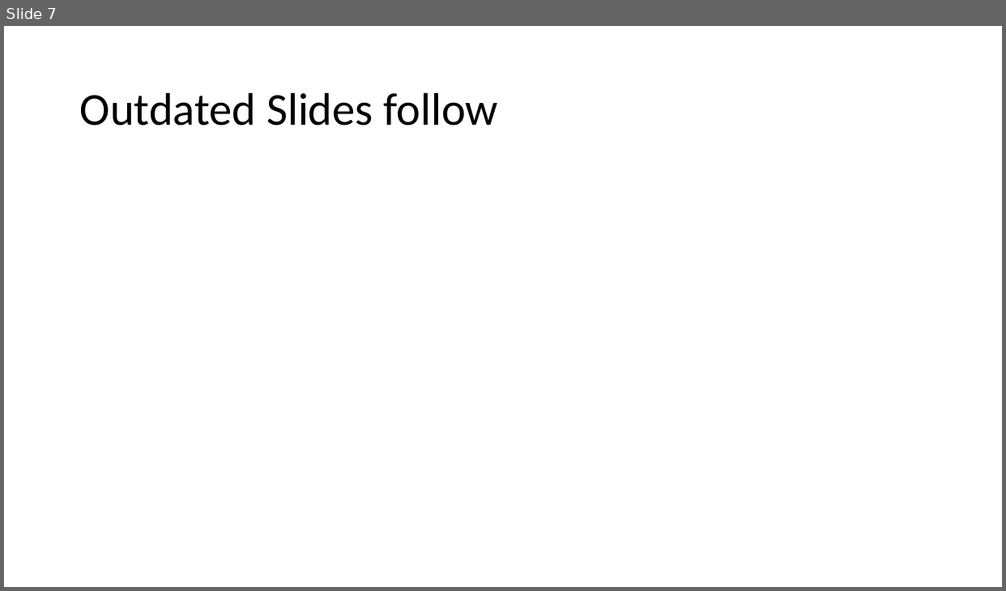
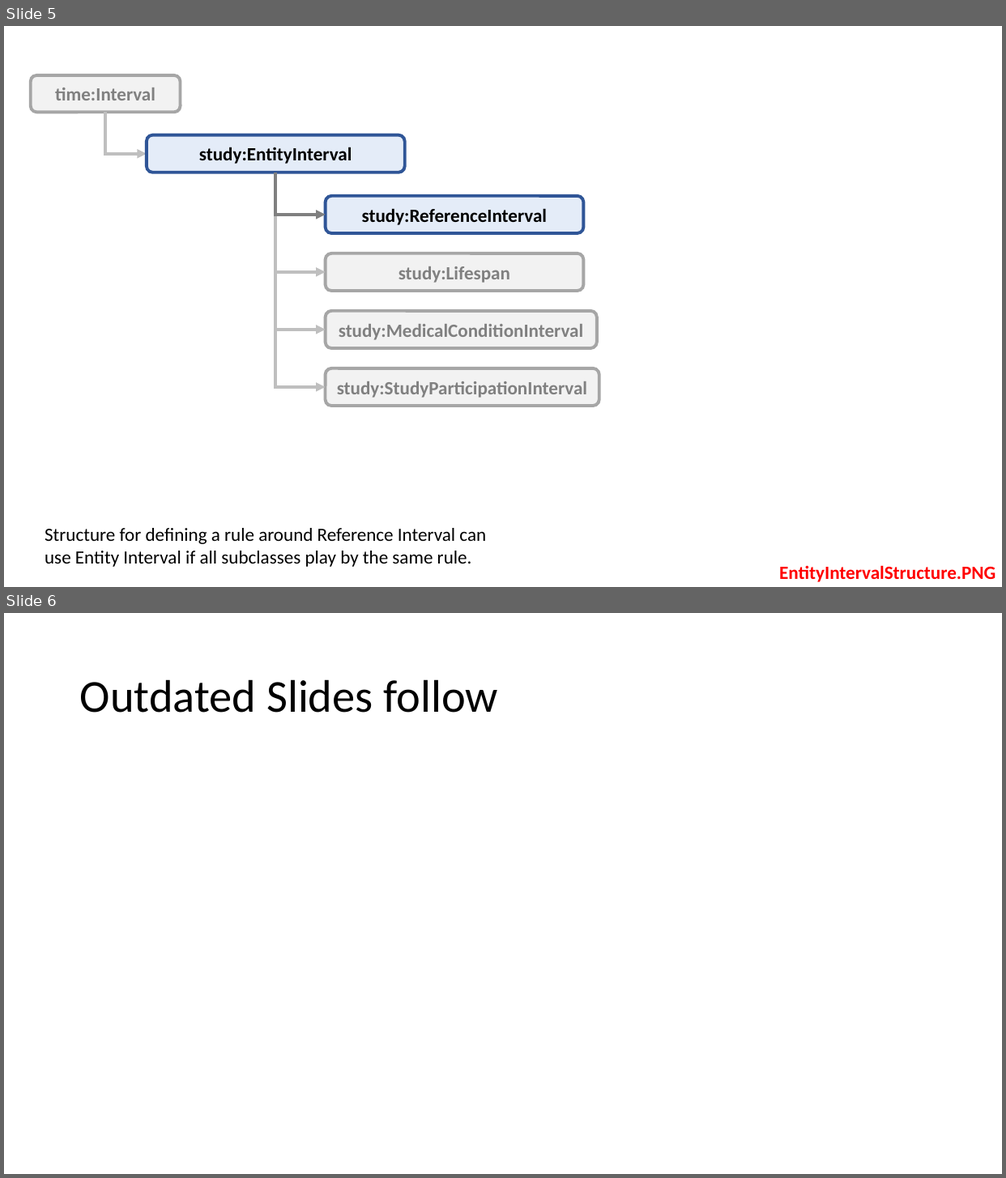
Before and after one commit to phuse-org/SENDConform, a slide deck: doc/images/ImageSources.pptx. Shown one above the other, each under a label of ours: slide 7 before the commit, slides 5 and 6 after it. The pictures are 1006x591 and 1006x1178 pixels, drawn with LibreOffice and Linux fonts; fonts in the diff are those of the drawing. Boxes give left, top, right and bottom in pixels: in the first picture for what was removed or moved away, otherwise in the second. Text is boxed around its words. In the diff, an @@ line names an element or a change of style, - is before the commit and + after.

```diff
--- a/doc/images/ImageSources.pptx
+++ b/doc/images/ImageSources.pptx
@@ slide 5 added at (4, 26, 1002, 587), background #FFFFFF @@
@@ rounded rectangle added at (31, 75, 181, 112), fill #F2F2F2, outline #A6A6A6 3 pt, 18 pt, text #808080, bold @@
+time:Interval
@@ elbow arrow added from (106, 112) to (147, 154), #BFBFBF 3 pt @@
@@ rounded rectangle added at (147, 135, 404, 173), fill #E4ECF8, outline #2F5597 3 pt, 18 pt, text #000000, bold @@
+study:EntityInterval
@@ elbow arrow added from (275, 173) to (325, 330), #BFBFBF 3 pt @@
@@ elbow arrow added from (275, 173) to (325, 272), #BFBFBF 3 pt @@
@@ elbow arrow added from (275, 173) to (325, 387), #BFBFBF 3 pt @@
@@ elbow arrow added from (275, 173) to (325, 215), #808080 3 pt @@
@@ rounded rectangle added at (325, 196, 583, 233), fill #E4ECF8, outline #2F5597 3 pt, 18 pt, text #000000, bold @@
+study:ReferenceInterval
@@ rounded rectangle added at (325, 254, 583, 291), fill #F2F2F2, outline #A6A6A6 3 pt, 18 pt, text #808080, bold @@
+study:Lifespan
@@ rounded rectangle added at (325, 311, 597, 348), fill #F2F2F2, outline #A6A6A6 3 pt, 18 pt, text #808080, bold @@
+study:MedicalConditionInterval
@@ rounded rectangle added at (325, 369, 599, 407), fill #F2F2F2, outline #A6A6A6 3 pt, 18 pt, text #808080, bold @@
+study:StudyParticipationInterval
@@ text added at (44, 528, 486, 567), 18 pt, text #000000 @@
+Structure for defining a rule around Reference Interval can use Entity Interval if all subclasses play by the same rule.
@@ text added at (779, 565, 995, 582), 18 pt, text #FF0000, bold @@
+EntityIntervalStructure.PNG
@@ what was slide 7 is now slide 6 @@
```
Also in this commit, not shown: 4 slides changed, 12 other files.
